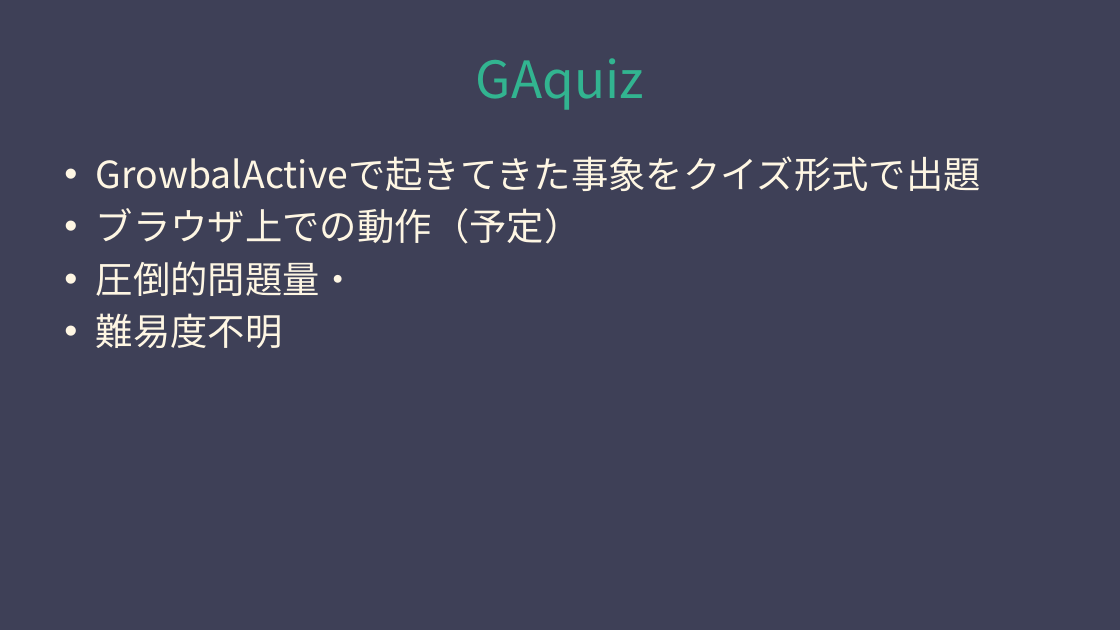
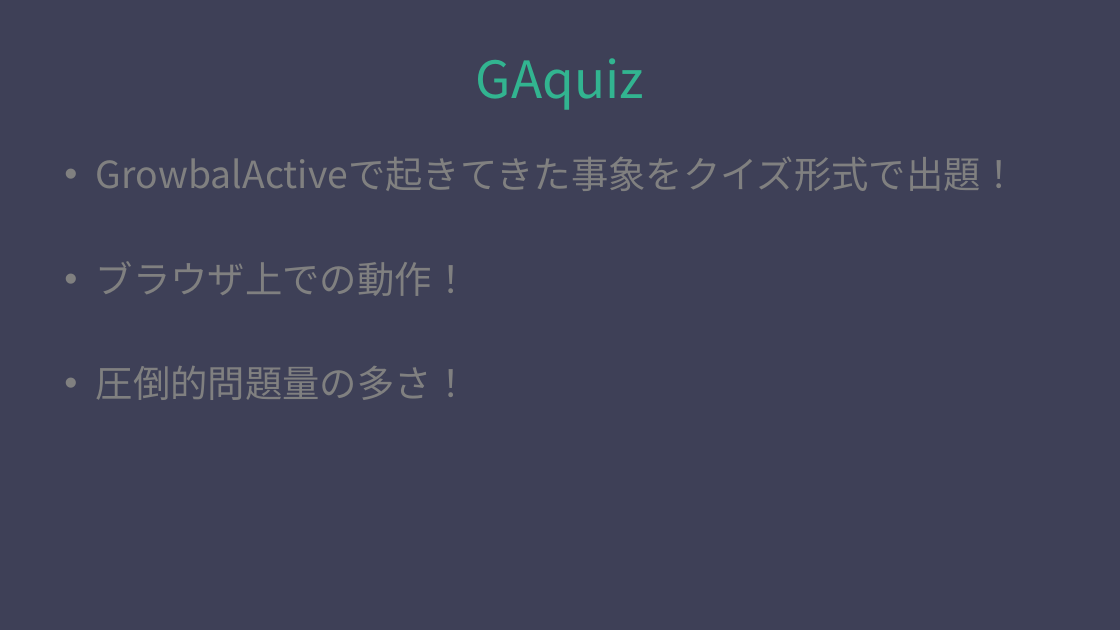
Before and after one commit to swkoubou/Hackathon-TeamB, a slide deck: slide 6 of TeamBスライド.pptx. Drawn at 1120x630 pixels with LibreOffice and Linux fonts; fonts in the diff are those of the drawing. Boxes give left, top, right and bottom in pixels: in the first picture for what was removed or moved away, otherwise in the second. Text is boxed around its words. In the diff, an @@ line names an element or a change of style, - is before the commit and + after.

Commit message:
update

```diff
--- a/TeamBスライド.pptx
+++ b/TeamBスライド.pptx
@@ text at box(96, 157, 1018, 400): text changed; text colour #FEF6E3 to #808080 @@
-• GrowbalActiveで起きてきた事象をクイズ形式で出題
-• ブラウザ上での動作（予定）
-• 圧倒的問題量・
-• 難易度不明
+• GrowbalActiveで起きてきた事象をクイズ形式で出題！
+• ブラウザ上での動作！
+• 圧倒的問題量の多さ！
```
Also in this commit, not shown: 6 other slides changed, 7 slides added.
